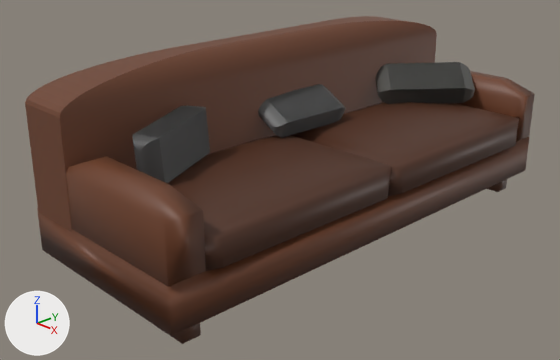
The Blender file soffa.blend: old version first, new version second.
Rendered twice from a 50 mm lens placed at (12.29, -12.84, 6.88), pointed at (-0.24, -0.89, 0.1). Lighting does not change. The marker at lower left points along +X, +Y and +Z. The older version comes first.
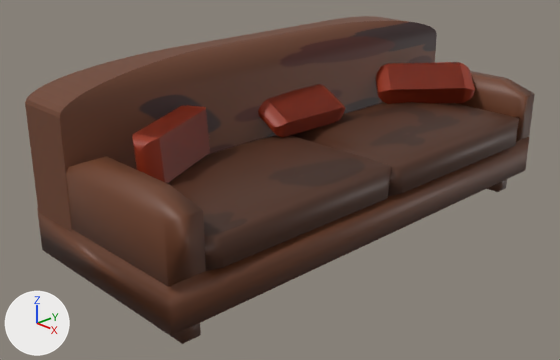
Scene script edits in JSON lines:
```json
{"op": "add", "block": "img_cube_010_base_color", "code": ["img_cube_010_base_color = load_image('Cube.010 Base Color', '_unpacked/Cube.010_Base_Color', 1024, 1024, 'sRGB')"]}
{"op": "add", "block": "img_material_012_base_color", "code": ["img_material_012_base_color = load_image('Material.012 Base Color', '_unpacked/Material.012_Base_Color', 1024, 1024, 'sRGB')"]}
{"op": "add", "block": "img_material_013_base_color", "code": ["img_material_013_base_color = load_image('Material.013 Base Color', '_unpacked/Material.013_Base_Color', 1024, 1024, 'sRGB')"]}
{"op": "remove", "block": "mat_material_013", "code": "mat_material_013.base_color = (0.111, 0.111, 0.111)  # dark grey #5e5e5e"}
{"op": "add", "block": "mat_material_013", "code": "mat_material_013.texture = img_material_013_base_color"}
{"op": "remove", "block": "mat_material_012", "code": "mat_material_012.base_color = (0.0818, 0.081, 0.075)  # dark grey #51504d"}
{"op": "add", "block": "mat_material_012", "code": "mat_material_012.texture = img_material_012_base_color"}
{"op": "add", "block": "mat_material_001", "code": ["mat_material_001 = principled_material('Material.001')", "mat_material_001.texture = img_cube_010_base_color"]}
{"block": "me_cube_009", "where": "me_cube_009.from_pydata(...)  # 44 vertices, 42 faces; spans x -1.0..1.0, y -1.0..1.32, z -1.0..1.0"}
{"op": "remove", "block": "me_cube_009", "code": "me_cube_009.materials.append(mat_material_014)  # dark grey #4c4c4c"}
{"op": "add", "block": "me_cube_009", "code": "me_cube_009.materials.append(mat_material_001)  # picture img_cube_010_base_color"}
```

What differs and where, as boxes [x1, y1, x2, y2] in the pictures (560 x 360 px):
```json
{"object": "Cube.010", "change": "recoloured", "before": [133, 105, 210, 183], "after": [133, 105, 210, 183]}
{"object": "Cube.012", "change": "surface changed", "before": [376, 62, 475, 104], "after": [376, 62, 475, 104], "on screen": "dark grey to red"}
{"object": "Cube.011", "change": "surface changed", "before": [258, 84, 346, 137], "after": [258, 84, 346, 137]}
```
